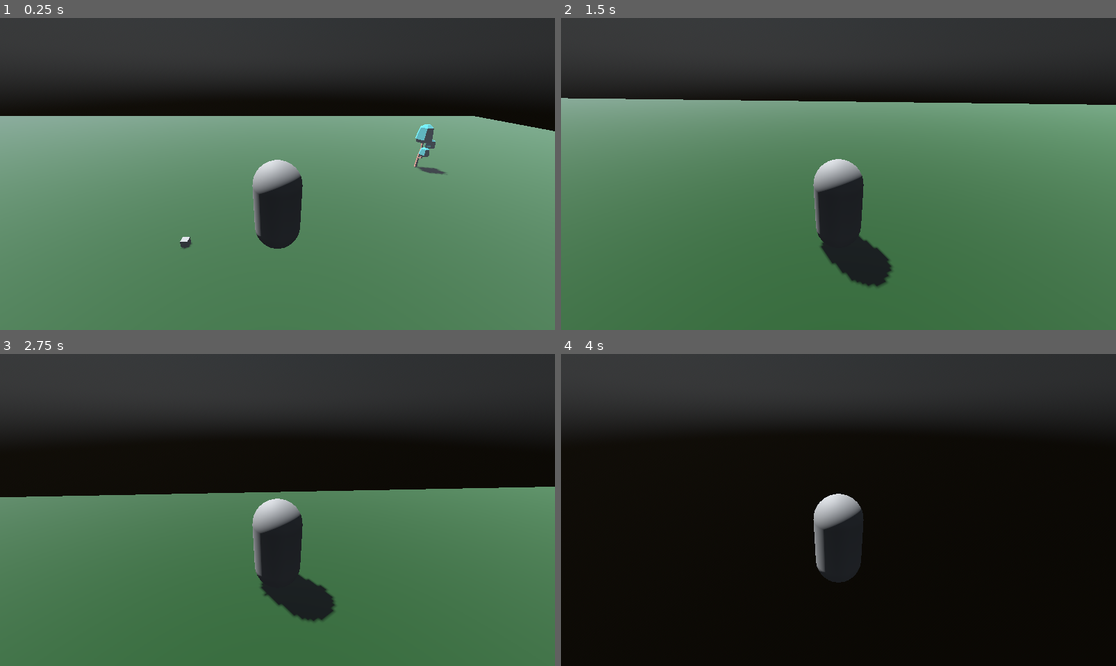
Above: before the commit, frames 1-4 (two rows, left to right).
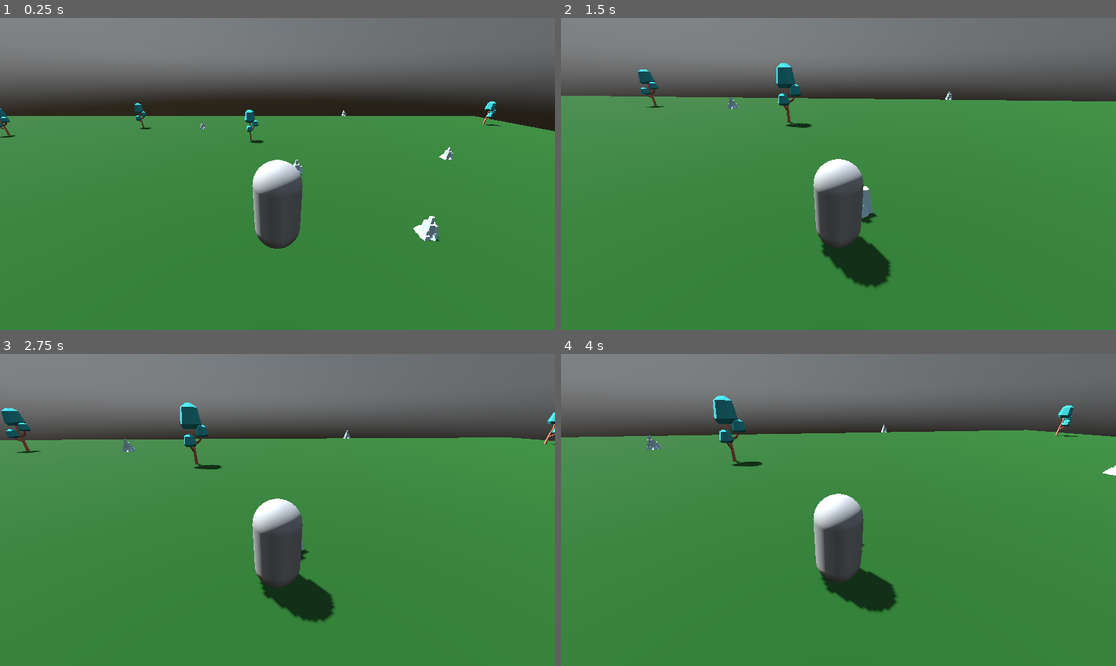
Above: after the commit, the same moments.

Repository: FranchoFE/GodotSettlers
Game: Godot game, scene res://scenes/main_node.tscn
The game is run twice, just before and just after one commit, with the same random seed, the same clock (stepped at 60 frames per second) and the same inputs.
Inputs (mouse positions are in pixels of both pictures, inside the frame that each line leads up to):
- Up to frame 1 (0.25 s): no input
- Up to frame 2 (1.5 s): move the mouse to (866, 174) at 0.52 s; hold W (forward) from 0.53 s (still down); move the mouse to (810, 174) at 1.27 s
- Up to frame 3 (2.75 s): keep holding W (forward); move the mouse to (288, 503) at 2.02 s
- Up to frame 4 (4 s): keep holding W (forward); move the mouse to (832, 516) at 2.77 s; tap Enter at 3.5 s; move the mouse to (877, 513) at 3.52 s

The runs differ from the first frame. In frame 1, 98% of the frame differs, in the area x 0-100%, y 0-100%; in frame 2, 53%; in frame 3, 54%; in frame 4, 100%.

Commit message:
cambiando recurso de rocas

Diff:
--- /dev/null
+++ b/scenes/floor_chunk.gd
@@ -0,0 +1,27 @@
+extends Node3D
+
+var tree_resource_scene = preload("res://scenes/tree_resource.tscn")
+var stone_resource_scene = preload("res://scenes/stone_resource.tscn")
+
+
+func _ready():
+	print("FloorChunck ready")
+	_create_children()
+
+func _create_children():
+	var random = RandomNumberGenerator.new()
+	random.randomize()
+
+	var instance: Node3D = null
+
+	for i in range(random.randi_range(5, 10)):
+		instance = tree_resource_scene.instantiate()
+		instance.global_scale(Vector3.ONE * 3)
+		instance.position = Vector3(random.randi_range(-50, 50), 1.5, random.randi_range(-50, 50))
+		add_child(instance)
+
+	for i in range(random.randi_range(5, 10)):
+		instance = stone_resource_scene.instantiate()
+		instance.global_scale(Vector3.ONE * 3)
+		instance.position = Vector3(random.randi_range(-50, 50), 1.5, random.randi_range(-50, 50))
+		add_child(instance)
--- a/scenes/floor_chunk.tscn
+++ b/scenes/floor_chunk.tscn
@@ -1,7 +1,6 @@
-[gd_scene load_steps=6 format=3 uid="uid://dbisgvahmypyc"]
+[gd_scene load_steps=5 format=3 uid="uid://dbisgvahmypyc"]
 
-[ext_resource type="PackedScene" uid="uid://dl7p14wiagj5w" path="res://scenes/stone_resource.tscn" id="1_0ccyo"]
-[ext_resource type="PackedScene" uid="uid://djq1axt168wia" path="res://scenes/tree_resource.tscn" id="2_36lrx"]
+[ext_resource type="Script" path="res://scenes/floor_chunk.gd" id="1_w0hv3"]
 
 [sub_resource type="BoxShape3D" id="BoxShape3D_lis7j"]
 size = Vector3(100, 1, 100)
@@ -13,6 +12,7 @@
 material = SubResource("StandardMaterial3D_vnnt5")
 
 [node name="FloorChunk" type="Node3D"]
+script = ExtResource("1_w0hv3")
 
 [node name="Floor" type="StaticBody3D" parent="."]
 
@@ -24,12 +24,3 @@
 transform = Transform3D(100, 0, 0, 0, 1, 0, 0, 0, 100, 0, -0.492849, 0)
 mesh = SubResource("BoxMesh_vfmos")
 skeleton = NodePath("")
-
-[node name="StoneResource" parent="." instance=ExtResource("1_0ccyo")]
-transform = Transform3D(2, 0, 0, 0, 2, 0, 0, 0, 2, 5.15644, 1.03179, 5.13619)
-
-[node name="TreeResource" parent="." instance=ExtResource("2_36lrx")]
-transform = Transform3D(3, 0, 0, 0, 3, 0, 0, 0, 3, -14.8888, 1.50225, 16.3381)
-
-[node name="TreeResource2" parent="." instance=ExtResource("2_36lrx")]
-transform = Transform3D(3, 0, 0, 0, 3, 0, 0, 0, 3, 14.895, 1.453, -23.5691)
--- a/scenes/main_node.tscn
+++ b/scenes/main_node.tscn
@@ -11,9 +11,10 @@
 
 [sub_resource type="Environment" id="Environment_c18kk"]
 background_mode = 2
+background_energy_multiplier = 2.23
 sky = SubResource("Sky_sgnhi")
+ambient_light_source = 3
 sdfgi_enabled = true
-fog_enabled = true
 volumetric_fog_density = 0.0174
 volumetric_fog_albedo = Color(1, 1, 0.945098, 1)
 
--- a/scenes/stone_resource.tscn
+++ b/scenes/stone_resource.tscn
@@ -1,6 +1,7 @@
-[gd_scene load_steps=5 format=3 uid="uid://dl7p14wiagj5w"]
+[gd_scene load_steps=6 format=3 uid="uid://dl7p14wiagj5w"]
 
 [ext_resource type="Script" path="res://scenes/stone_resource.gd" id="1_aemh4"]
+[ext_resource type="ArrayMesh" uid="uid://b7ug4sb1ug6m5" path="res://assets/stone_tallB.obj" id="2_mhuyt"]
 
 [sub_resource type="BoxShape3D" id="BoxShape3D_25ai5"]
 size = Vector3(0.607775, 0.81672, 0.641043)
@@ -31,7 +32,13 @@
 
 [node name="MeshInstance3D" type="MeshInstance3D" parent="StaticBody3D/CollisionShape3D"]
 transform = Transform3D(0.2, 0, 0, 0, 0.2, 0, 0, 0, 0.2, 0, -0.272645, 0)
+visible = false
 mesh = SubResource("BoxMesh_i4yjg")
+
+[node name="StoneTallB" type="MeshInstance3D" parent="StaticBody3D/CollisionShape3D"]
+transform = Transform3D(0.5, 0, 0, 0, 0.5, 0, 0, 0, 0.5, 0.00578731, -0.357018, 0.00763852)
+mesh = ExtResource("2_mhuyt")
+skeleton = NodePath("../../..")
 
 [connection signal="body_entered" from="Area3D" to="." method="_on_area_3d_body_entered"]
 [connection signal="body_exited" from="Area3D" to="." method="_on_area_3d_body_exited"]
Not shown, added: assets/stone_tallA.mtl
Not shown, added: assets/stone_tallA.obj
Not shown, added: assets/stone_tallA.obj.import
Not shown, added: assets/stone_tallB.mtl
Not shown, added: assets/stone_tallB.obj
Not shown, added: assets/stone_tallB.obj.import
